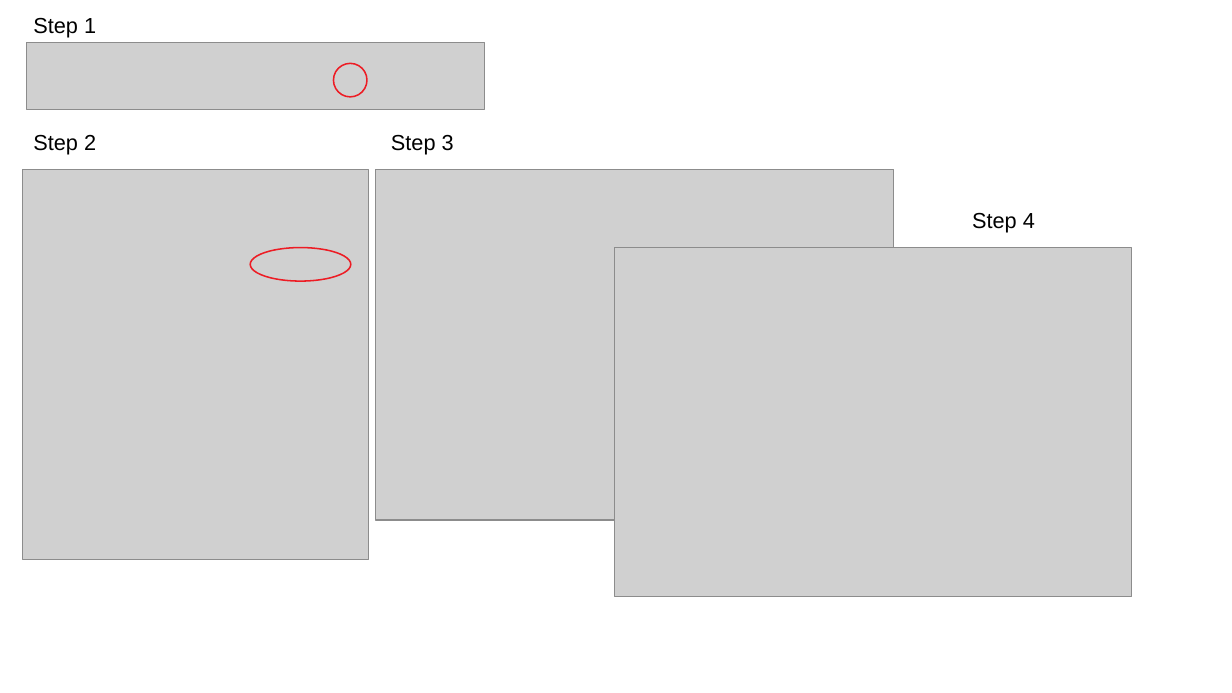
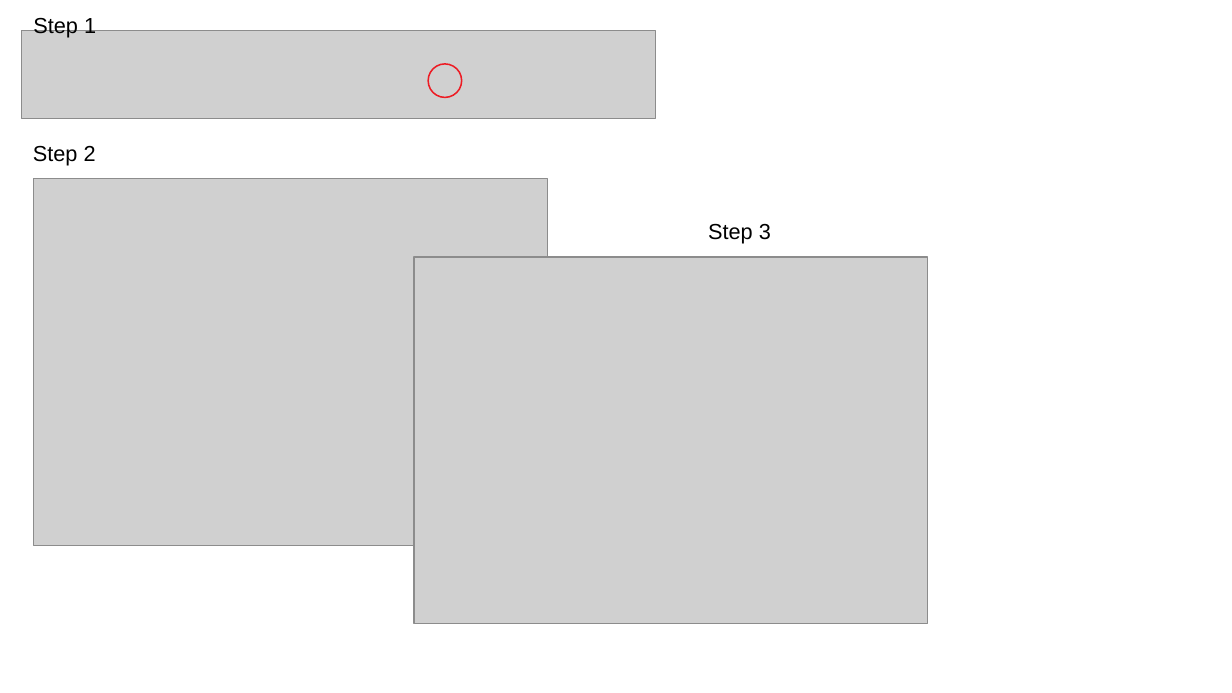
Before and after one commit to hgrf/racine, a slide deck: slide 1 of app/static/help/browser.odp. Drawn at 1232x693 pixels with LibreOffice and Linux fonts; fonts in the diff are those of the drawing; grey boxes stand for pictures. Boxes give left, top, right and bottom in pixels: in the first picture for what was removed or moved away, otherwise in the second. Text is boxed around its words. In the diff, an @@ line names an element or a change of style, - is before the commit and + after.

```diff
--- a/app/static/help/browser.odp
+++ b/app/static/help/browser.odp
@@ picture resized from (x1=27, y1=42, x2=485, y2=110) to (x1=21, y1=30, x2=655, y2=119) @@
@@ ellipse moved from (x1=333, y1=64, x2=367, y2=97) to (x1=428, y1=64, x2=462, y2=97) @@
@@ text "Step 2" moved from (x1=33, y1=135, x2=96, y2=154) to (x1=33, y1=146, x2=96, y2=166) @@
@@ picture resized from (x1=22, y1=170, x2=369, y2=560) to (x1=34, y1=179, x2=548, y2=546) @@
@@ text "Step 3" moved from (x1=391, y1=135, x2=454, y2=154) to (x1=708, y1=224, x2=771, y2=244) @@
@@ text removed at (x1=972, y1=213, x2=1035, y2=233) @@
-Step 4
@@ ellipse removed at (x1=250, y1=248, x2=351, y2=282) @@
@@ picture resized from (x1=376, y1=170, x2=894, y2=521) to (x1=415, y1=257, x2=928, y2=624) @@
@@ picture removed at (x1=615, y1=248, x2=1133, y2=597) @@
```
Also in this commit, not shown: 2 other files.
